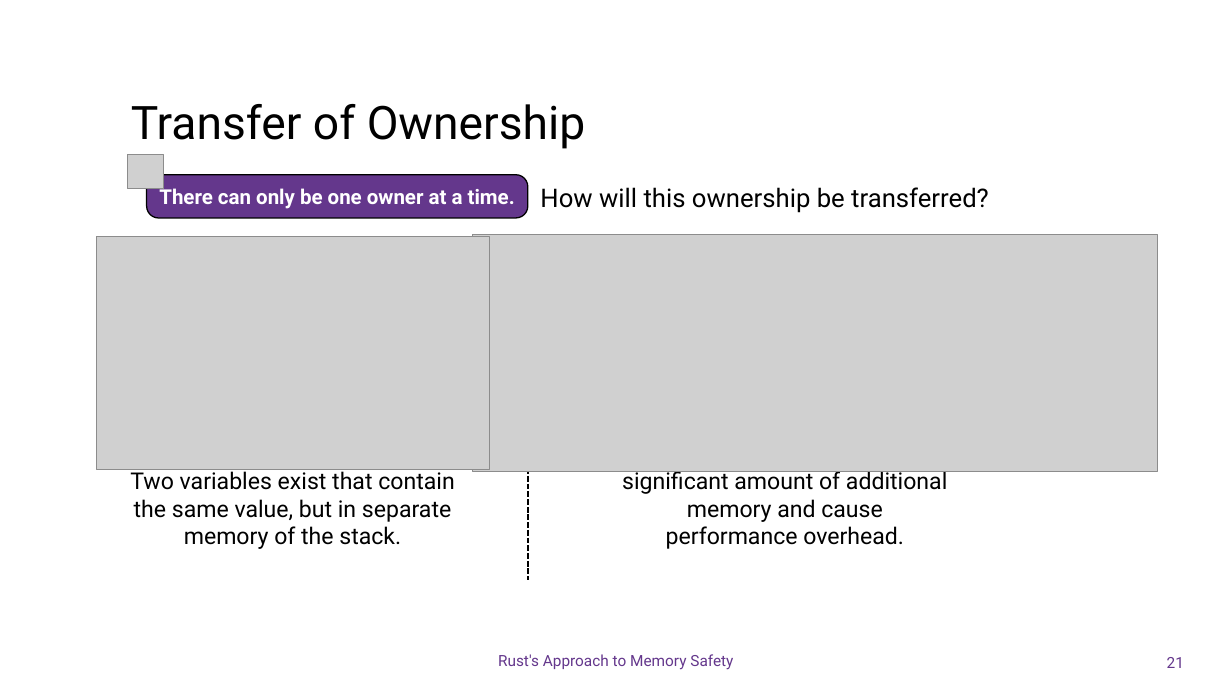
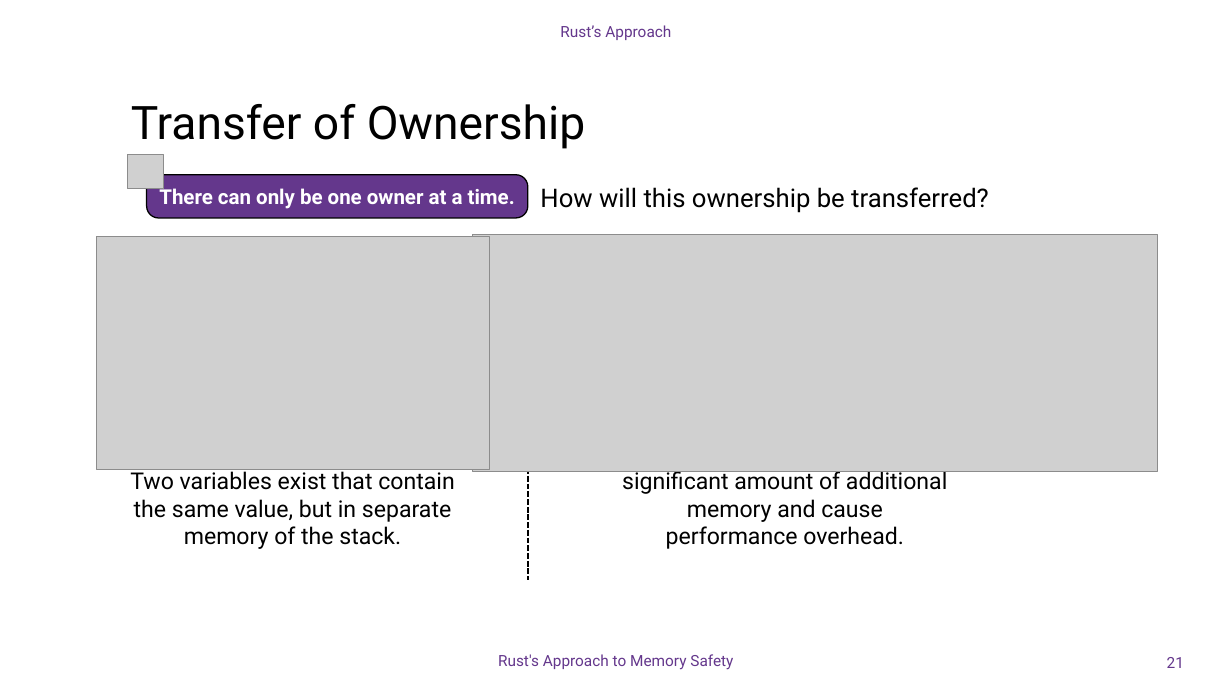
Before and after one commit to DavidGinfo/c-runtime-vs-rust-compiletime, a slide deck: slide 21 of Memory_Safety_Rust.pptx. Drawn at 1232x693 pixels with LibreOffice and Linux fonts; fonts in the diff are those of the drawing; grey boxes stand for pictures; background and template pictures are left out. Boxes give left, top, right and bottom in pixels: in the first picture for what was removed or moved away, otherwise in the second. Text is boxed around its words. In the diff, an @@ line names an element or a change of style, - is before the commit and + after.

```diff
--- a/Memory_Safety_Rust.pptx
+++ b/Memory_Safety_Rust.pptx
@@ text added at (x1=560, y1=25, x2=671, y2=40), 12 pt, text #64378C @@
+Rust’s Approach
```
Also in this commit, not shown: 1 other slide changed.
